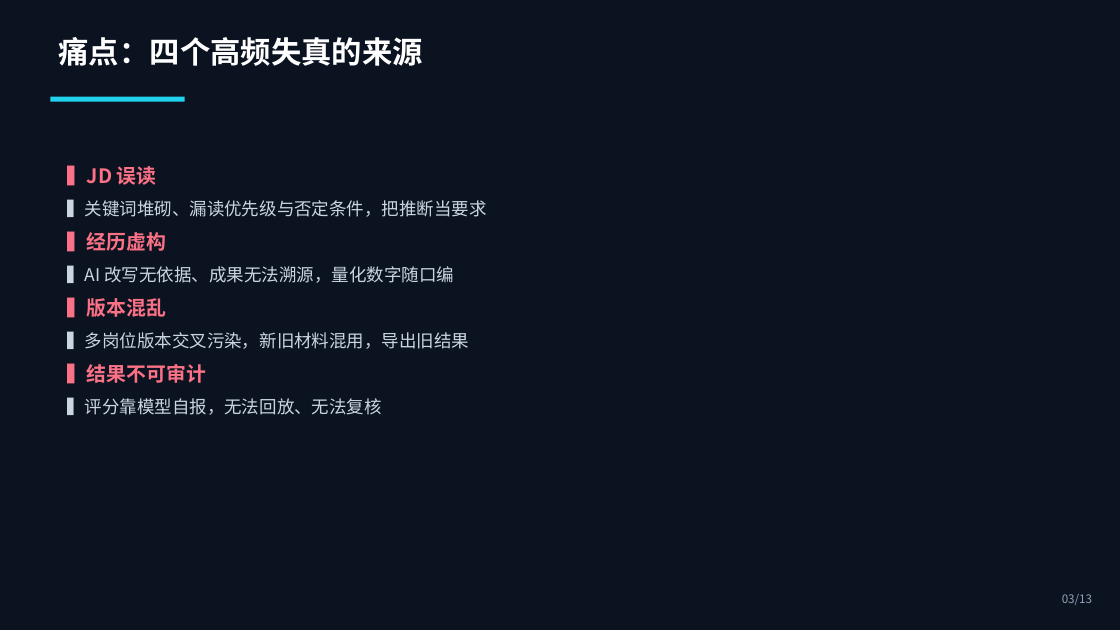
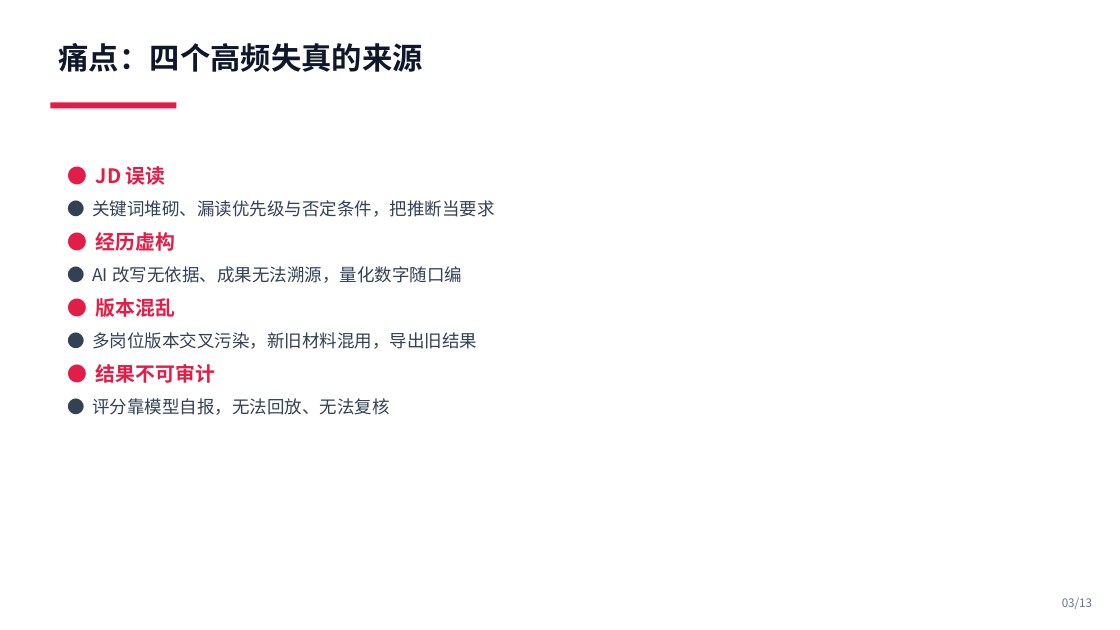
Before and after one commit to yingchao4399/resume-expert, a slide deck: slide 3 of competition/initial/01-solution-deck.pptx. Drawn at 1120x630 pixels with LibreOffice and Linux fonts; fonts in the diff are those of the drawing. Boxes give left, top, right and bottom in pixels: in the first picture for what was removed or moved away, otherwise in the second. Text is boxed around its words. In the diff, an @@ line names an element or a change of style, - is before the commit and + after.

```diff
--- a/competition/initial/01-solution-deck.pptx
+++ b/competition/initial/01-solution-deck.pptx
@@ rectangle removed at bbox=[0, 0, 1120, 630] @@
@@ text "痛点：四个高频失真的来源" at bbox=[59, 43, 423, 72]: text colour #FFFFFF to #0F172A @@
@@ rectangle: place and size @@
-rectangle at bbox=[50, 97, 185, 102]
+rectangle at bbox=[50, 103, 176, 108]
@@ rectangle at bbox=[50, 103, 176, 108]: fill #22D3EE to #E11D48 @@
@@ text at bbox=[92, 166, 494, 415]: text changed; text colour #CBD5E1 to #334155 @@
-▍JD 误读
-▍关键词堆砌、漏读优先级与否定条件，把推断当要求
-▍经历虚构
-▍AI 改写无依据、成果无法溯源，量化数字随口编
-▍版本混乱
-▍多岗位版本交叉污染，新旧材料混用，导出旧结果
-▍结果不可审计
-▍评分靠模型自报，无法回放、无法复核
+● JD 误读
+● 关键词堆砌、漏读优先级与否定条件，把推断当要求
+● 经历虚构
+● AI 改写无依据、成果无法溯源，量化数字随口编
+● 版本混乱
+● 多岗位版本交叉污染，新旧材料混用，导出旧结果
+● 结果不可审计
+● 评分靠模型自报，无法回放、无法复核
@@ text "03/13" at bbox=[1062, 598, 1092, 609]: text colour #94A3B8 to #64748B @@
```
Also in this commit, not shown: 12 other slides changed, 9 other files.
